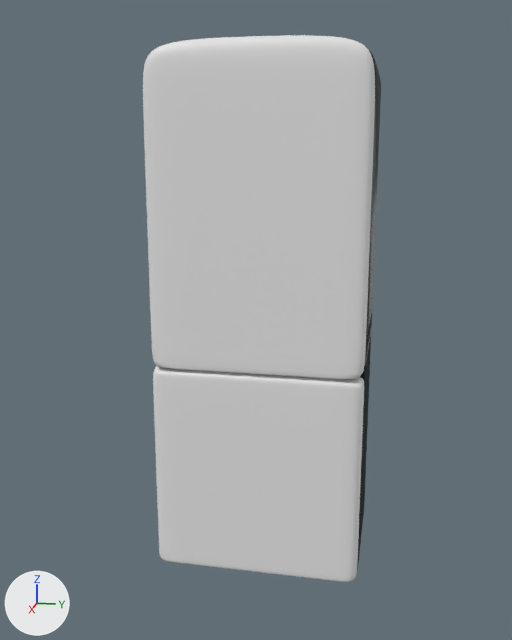
The Blender file Assets/Meshes/blender/space-fridge.blend, before and after one commit.
Both versions are drawn from a 50 mm camera at (8.38, 1.5, 4.99) aimed at (0.51, -0.07, 3.02). Arrows for +X, +Y and +Z are at lower left; the lights stay in place.

In view in the first picture: 'Fridge 2', 'Fridge Door', 'Fridge Door 2'.
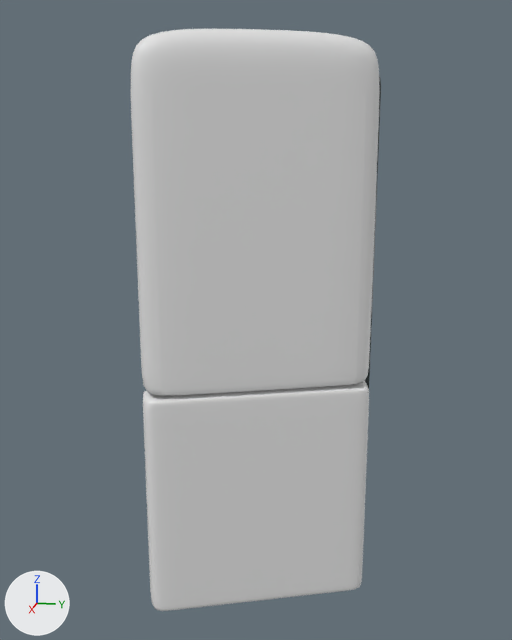
Commit message: asset(space fridge): almost ready base model

Location of each change, (x1, y1, x2, y2) in pixels of the pictures (512 x 640 px):
'Fridge Door Main', added
    after: (131, 29, 379, 396)
'Fridge Door', deleted
    before: (143, 35, 375, 379)
'Fridge Door Freezer', added
    after: (143, 381, 369, 611)
'Fridge Door 2', deleted
    before: (153, 366, 364, 582)
'Fridge 2', unchanged, covered by the edit
    before: (357, 46, 381, 570)
    after: (365, 75, 381, 388)

The change, as a diff of the scene's bpy script:
```diff
--- a/Assets/Meshes/blender/space-fridge.blend.py
+++ b/Assets/Meshes/blender/space-fridge.blend.py
@@ me_cube_003_1 @@
+me_cube_003_1.from_pydata(...)  # 53 vertices, 44 faces; spans x 0.7..1.13, y 0.0..0.94, z -0.95..1.52
+me_cube_003_1.polygons.foreach_set('use_smooth', [True] * 44)
@@ me_cube_001_1 @@
+me_cube_001_1.from_pydata(...)  # 111 vertices, 88 faces; spans x 0.5..1.13, y -0.82..0.94, z 1.53..5.07
@@ ob_fridge_door @@
-ob_fridge_door = bpy.data.objects.new('Fridge Door', me_cube_001)
-ob_fridge_door.location = (0.0, 0.0, 1.0)
-ob_fridge_door.scale = (0.999, 1.28, 0.999)
-_m = ob_fridge_door.modifiers.new('Mirror', 'MIRROR')
-_m.use_axis = (False, True, False)
-_m.use_clip = True
-_m.merge_threshold = 0.006
-_m = ob_fridge_door.modifiers.new('Subdivision', 'SUBSURF')
-_m.levels = 2
-_m.render_levels = 4
@@ ob_fridge_door_2 @@
-ob_fridge_door_2 = bpy.data.objects.new('Fridge Door 2', me_cube_003)
-ob_fridge_door_2.location = (0.0, 0.0, 1.0)
-ob_fridge_door_2.scale = (0.999, 1.28, 0.999)
-_m = ob_fridge_door_2.modifiers.new('Mirror', 'MIRROR')
-_m.use_axis = (False, True, False)
-_m.use_clip = True
-_m.merge_threshold = 0.006
-_m = ob_fridge_door_2.modifiers.new('Subdivision', 'SUBSURF')
-_m.levels = 2
-_m.render_levels = 4
@@ ob_fridge_door_freezer @@
+ob_fridge_door_freezer = bpy.data.objects.new('Fridge Door Freezer', me_cube_003_1)
+ob_fridge_door_freezer.location = (0.5, -0.22, 1.0)
+ob_fridge_door_freezer.rotation_euler = (0.0, 0.0, 0.376)  # degrees (0, 0, 22)
+ob_fridge_door_freezer.scale = (0.999, 1.28, 0.999)
+_m = ob_fridge_door_freezer.modifiers.new('Mirror', 'MIRROR')
+_m.use_axis = (False, True, False)
+_m.use_clip = True
+_m.merge_threshold = 0.006
+_m = ob_fridge_door_freezer.modifiers.new('Subdivision', 'SUBSURF')
+_m.levels = 2
+_m.render_levels = 4
@@ ob_fridge_door_main @@
+ob_fridge_door_main = bpy.data.objects.new('Fridge Door Main', me_cube_001_1)
+ob_fridge_door_main.location = (0.5, -0.22, 1.0)
+ob_fridge_door_main.rotation_euler = (0.0, 0.0, 0.376)  # degrees (0, 0, 22)
+ob_fridge_door_main.scale = (0.999, 1.28, 0.999)
+_m = ob_fridge_door_main.modifiers.new('Mirror', 'MIRROR')
+_m.use_axis = (False, True, False)
+_m.use_clip = True
+_m.merge_threshold = 0.006
+_m = ob_fridge_door_main.modifiers.new('Subdivision', 'SUBSURF')
+_m.levels = 2
+_m.render_levels = 4
```
